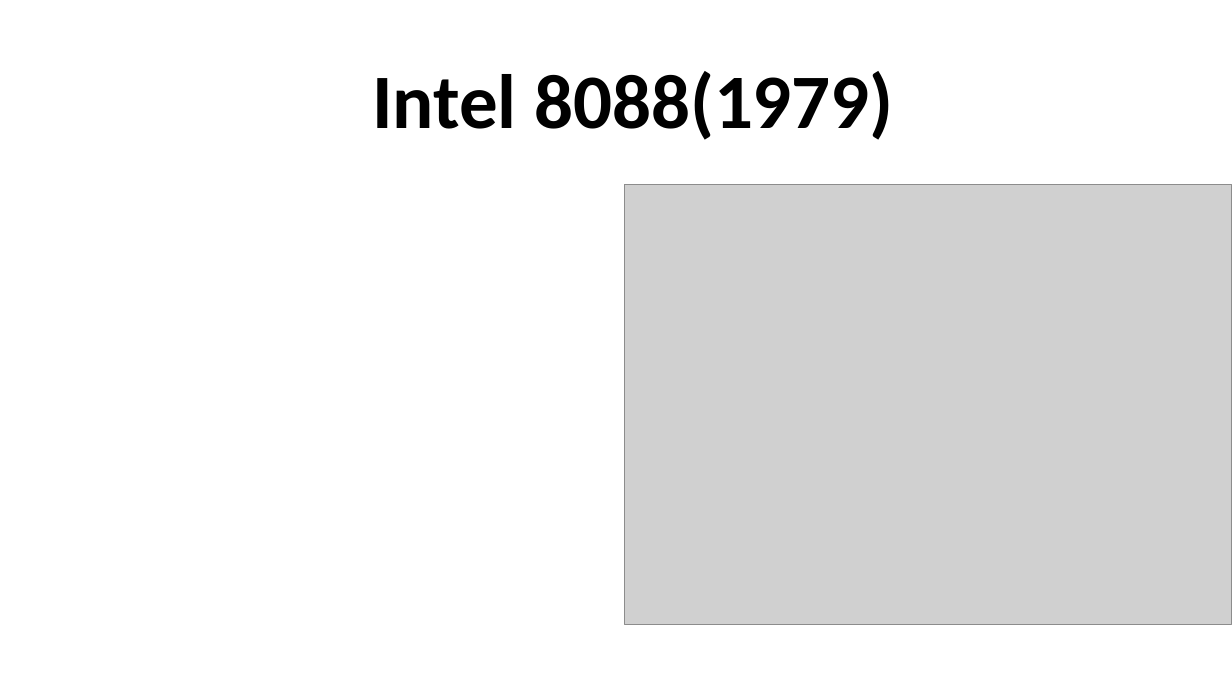
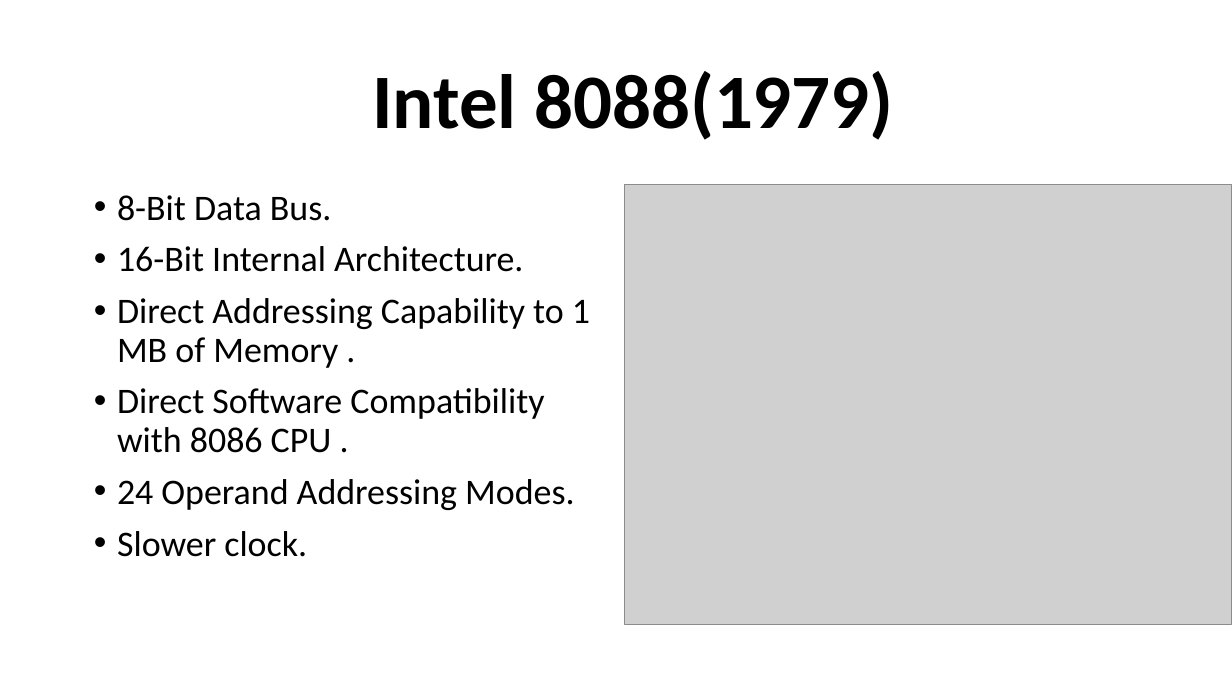
Before and after one commit to MENAGAMM/-JAVA-CODING, a slide deck: slide 8 of Microprocessor.pptx. Drawn at 1232x693 pixels with LibreOffice and Linux fonts; fonts in the diff are those of the drawing; grey boxes stand for pictures. Boxes give left, top, right and bottom in pixels: in the first picture for what was removed or moved away, otherwise in the second. Text is boxed around its words. In the diff, an @@ line names an element or a change of style, - is before the commit and + after.

```diff
--- a/Microprocessor.pptx
+++ b/Microprocessor.pptx
@@ text added at (117, 195, 590, 557), 28 pt, text #000000 @@
+• 8-Bit Data Bus.
+• 16-Bit Internal Architecture.
+• Direct Addressing Capability to 1 MB of Memory .
+• Direct Software Compatibility with 8086 CPU .
+• 24 Operand Addressing Modes.
+• Slower clock.
```
Also in this commit, not shown: 6 other slides changed, 5 slides added.
